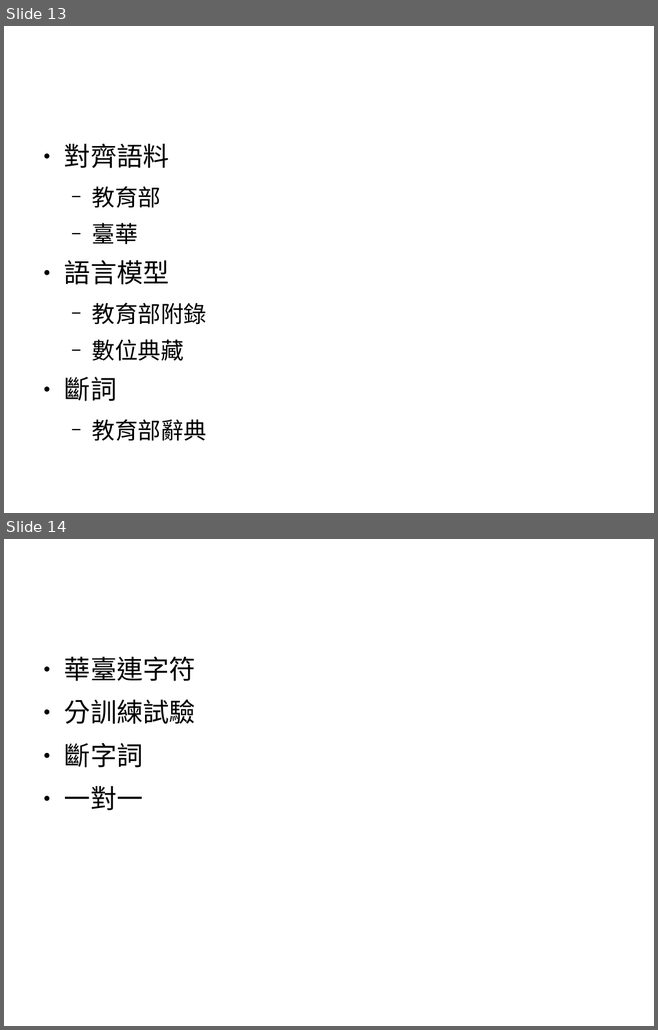
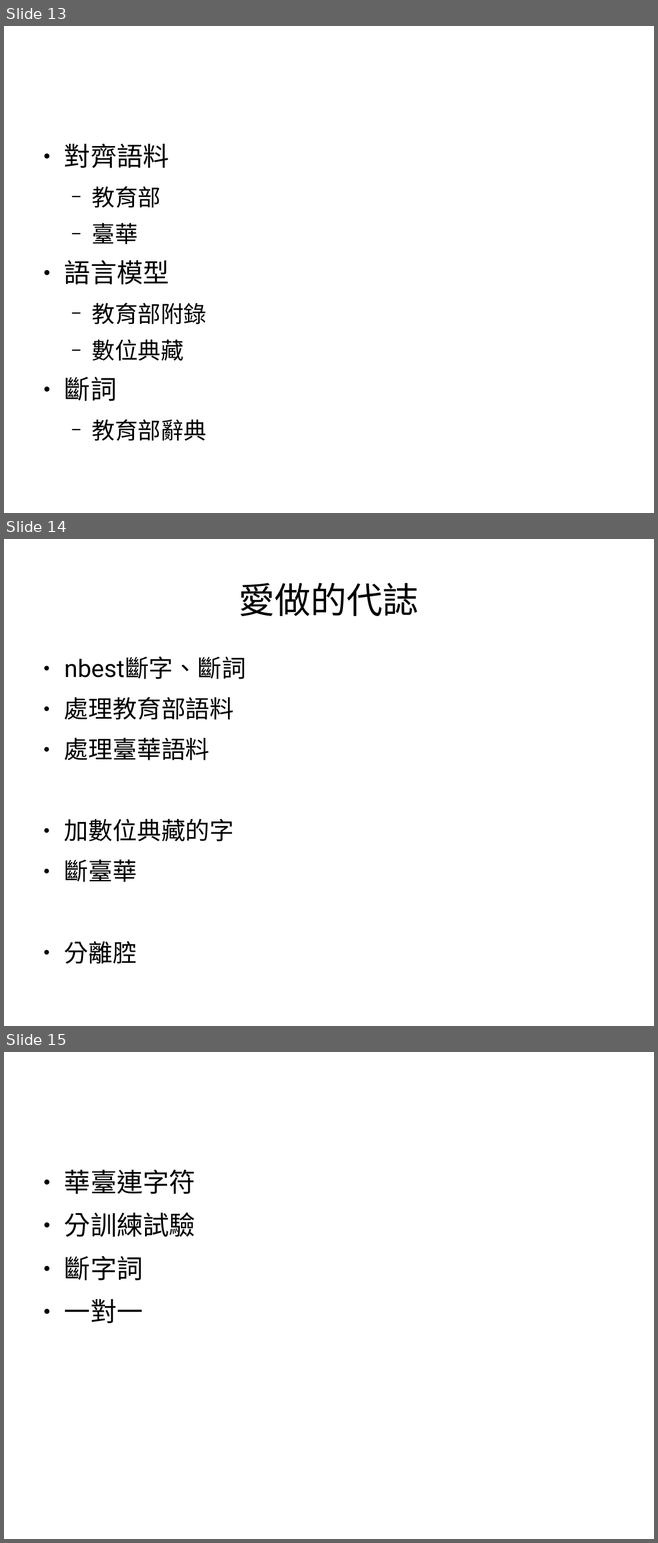
Before and after one commit to sih4sing5hong5/po3-ko3_tau5-iann2-phinn3, a slide deck: 翻譯報告.odp. Shown one above the other, each under a label of ours: slides 13 and 14 before the commit, slides 13, 14 and 15 after it. The pictures are 658x1030 and 658x1543 pixels, drawn with LibreOffice and Linux fonts; fonts in the diff are those of the drawing. Boxes give left, top, right and bottom in pixels: in the first picture for what was removed or moved away, otherwise in the second. Text is boxed around its words. In the diff, an @@ line names an element or a change of style, - is before the commit and + after.

Commit message:
加愛做的代誌 丞宏

```diff
--- a/翻譯報告.odp
+++ b/翻譯報告.odp
@@ slide 14 added at bbox=[4, 539, 654, 1026], background #FFFFFF @@
@@ title added at bbox=[239, 583, 419, 616], 44 pt, text #000000 @@
+愛做的代誌
@@ text added at bbox=[64, 656, 246, 964], 29.6 pt, text #000000 @@
+● nbest斷字、斷詞
+● 處理教育部語料
+● 處理臺華語料
+● 加數位典藏的字
+● 斷臺華
+● 分離腔
@@ what was slide 14 is now slide 15 @@
```
Also in this commit, not shown: 1 slide changed.
